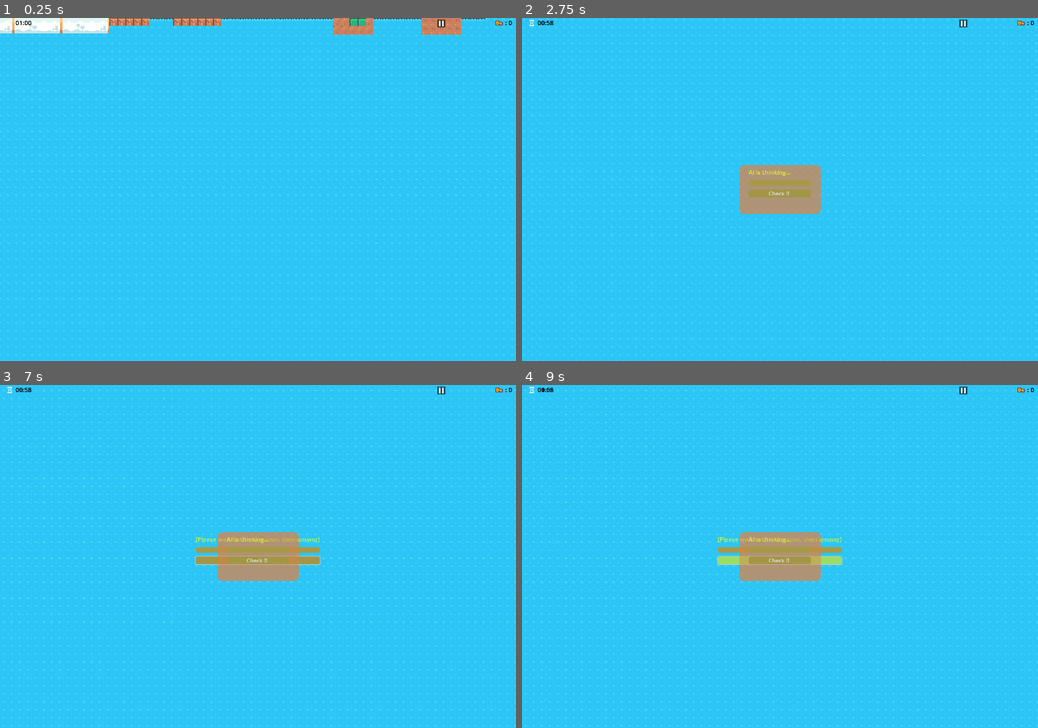
Above: before the commit, frames 1-4 (two rows, left to right).
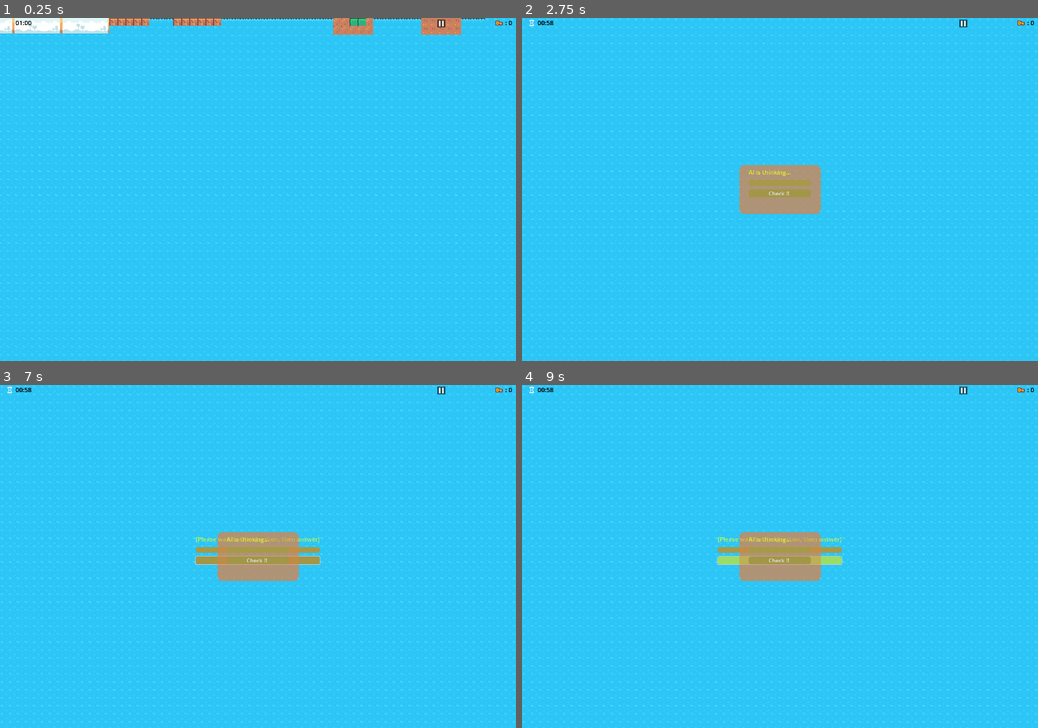
Above: after the commit, the same moments.

Repository: 3bood-remawi/Full_2D_game
Game: Godot game, scene res://scenes/game.tscn
Two runs of this game, one before a commit and one after it. Both use one fixed random seed, a clock stepped at 60 frames per second and the inputs below. This scene is started directly instead of the project's main scene.
Inputs (mouse positions are in pixels of both pictures, inside the frame that each line leads up to):
- Up to frame 1 (0.25 s): no input
- Up to frame 2 (2.75 s): tap Enter (ui_accept) at 0.5, 0.77, 1.52 s; move the mouse to (754, 258) at 0.52 s; hold Right (ui_right) 0.53-2.03 s; click (754, 258) at 0.67 s; move the mouse to (934, 240) at 1.27 s; move the mouse to (625, 138) at 2.02 s; hold Left (ui_left) from 2.03 s (still down)
- Up to frame 3 (7 s): tap Enter (ui_accept) at 2.75, 3.02, 3.5, 3.77, 4.25, 4.52, 5, 5.75, 6.02, 6.77 s; move the mouse to (283, 556) at 2.77 s; click (283, 556) at 2.92 s; move the mouse to (180, 470) at 3.52 s; move the mouse to (371, 539) at 4.27 s; release Left (ui_left) at 4.28 s; hold Right (ui_right) from 4.28 s (still down); move the mouse to (154, 573) at 5.02 s; click (154, 573) at 5.17 s; move the mouse to (309, 481) at 5.77 s; move the mouse to (232, 625) at 6.52 s
- Up to frame 4 (9 s): move the mouse to (934, 607) at 7.27 s; click (934, 607) at 7.42 s; tap Enter (ui_accept) at 7.52 s; move the mouse to (625, 505) at 8.02 s; release Right (ui_right) at 8.03 s; hold Left (ui_left) from 8.03 s (still down); move the mouse to (805, 556) at 8.77 s

Frames 1-2 are identical in both runs. In frame 3, 4.1% of the frame differs, in the area x 0-100%, y 0-100%; in frame 4, 4.1%.
Error in both runs: Invalid access to property or key 'response_finished' on a base object of type 'Node'. (res://scripts/level_1.gd:31)

Commit message:
Update level_2.gd

Diff:
--- a/scripts/level_2.gd
+++ b/scripts/level_2.gd
@@ -9,7 +9,8 @@
 var current_question = ""
 var current_answer = ""
 @export var score = 0
-
+@onready var game_timer: Timer = $Timer/GameTimer
+@onready var player: CharacterBody2D = $Player
 
 func _ready():
 	panel.visible = false
@@ -31,6 +32,8 @@
 	# تفعيل البانيل
 	panel.visible = true
 	question_label.text = "AI is thinking..."
+	game_timer.paused=true
+	player.disable_player()
 	_request_ai_question()
 
 func _request_ai_question():
@@ -91,6 +94,8 @@
 	# close after a short pause no matter what
 	await get_tree().create_timer(1.5).timeout
 	_close_question_panel()
+	game_timer.paused=false
+	player.enable_player()
 
 func _on_nobody_who_chat_response_finished(response: String) -> void:
 	current_question = ""
